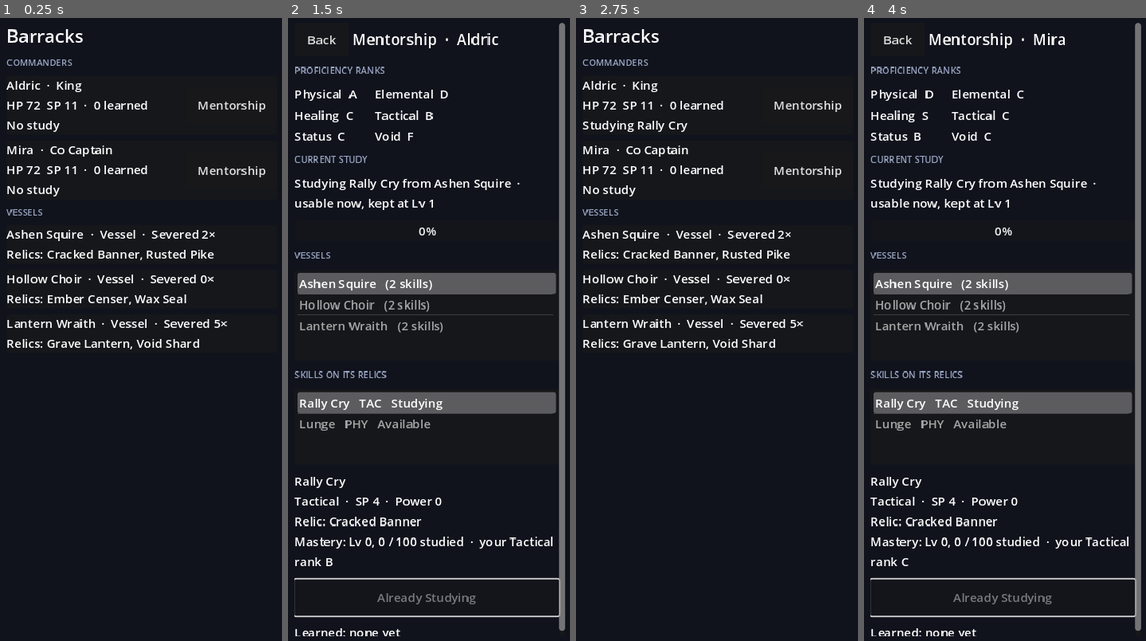
Above: before the commit, frames 1-4 (left to right).
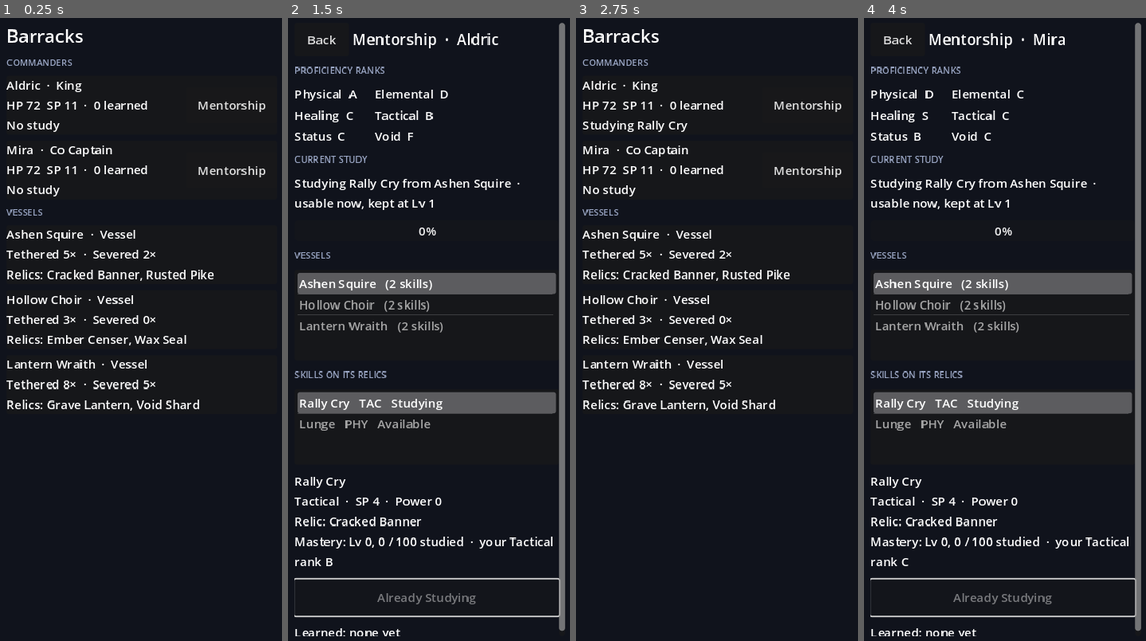
Above: after the commit, the same moments.

Repository: JoelsCodes/Tactics-game
Game: Godot game, scene res://scenes/barracks.tscn
Two runs of this game, one before a commit and one after it. Both use one fixed random seed, a clock stepped at 60 frames per second and the inputs below.
Inputs:
- Up to frame 1 (0.25 s): no input
- Up to frame 2 (1.5 s): click "Mentorship" at 0.5 s; click "Study this skill" at 1.25 s
- Up to frame 3 (2.75 s): click "Back" at 2 s
- Up to frame 4 (4 s): click "Mentorship" at 2.75 s; click "Study this skill" at 3.5 s

The runs differ from the first frame. In frame 1, 4.5% of the frame differs, in the area x 2-81%, y 34-64%; in frame 2, nothing differs; in frame 3, 4.5%; in frame 4, nothing differs.

Commit message:
Vessels: permanent tether_count (+1 per summon), shown in the barracks
Co-Authored-By: Claude Opus 5.5 <noreply@anthropic.com>
Claude-Session: https://claude.ai/code/session_01UHqCe3Atfdf2Td9hbtNQLv

Diff:
--- a/godot/scripts/dev/sample_party.gd
+++ b/godot/scripts/dev/sample_party.gd
@@ -45,6 +45,7 @@
 	v.id = StringName(name.to_lower().replace(" ", "_"))
 	v.stats = CharacterStats.new()
 	v.sever_count = severs
+	v.tether_count = severs + 3
 	v.loadout = EquipmentLoadout.make(WeaponItem.new(), WeaponStyle.new())
 	v.loadout.relic_slot_1 = relics[0]
 	if relics.size() > 1:
--- a/godot/scripts/ui/barracks_screen.gd
+++ b/godot/scripts/ui/barracks_screen.gd
@@ -71,7 +71,7 @@
 	var info := Label.new()
 	info.autowrap_mode = TextServer.AUTOWRAP_WORD_SMART
 	var relics := v.loadout.relics().map(func(r): return r.display_name) if v.loadout else []
-	info.text = "%s  ·  Vessel  ·  Severed %d×\nRelics: %s" % [v.display_name, v.sever_count, ", ".join(relics) if not relics.is_empty() else "none"]
+	info.text = "%s  ·  Vessel\nTethered %d×  ·  Severed %d×\nRelics: %s" % [v.display_name, v.tether_count, v.sever_count, ", ".join(relics) if not relics.is_empty() else "none"]
 	panel.add_child(info)
 	return panel
 
--- a/godot/scripts/units/deployment_manager.gd
+++ b/godot/scripts/units/deployment_manager.gd
@@ -14,7 +14,8 @@
 ##   - A vessel's Fade Clock (VesselData.fade_turns, 5) goes down by 1 every time that vessel ends its
 ##     turn. While the vessel is knocked out the clock is paused; it resumes once revived. At 0 the
 ##     vessel is untethered automatically; this is the only way a vessel is untethered. Each untether
-##     adds 1 to the vessel's permanent Sever Count (VesselData.sever_count).
+##     adds 1 to the vessel's permanent Sever Count (VesselData.sever_count). Each summon adds 1 to
+##     its permanent Tether Count (VesselData.tether_count).
 ##   - A vessel removed from the field cannot be summoned again this battle.
 ##   - On untether, 25% (UNTETHER_RETURN_CHANCE): the relic goes home to the permanent inventory.
 ##     Otherwise it reappears as a prop on the vessel's tile, ready for another vessel.
@@ -171,6 +172,7 @@
 	if vessel.loadout == null:
 		vessel.loadout = EquipmentLoadout.new()
 	vessel.loadout.tether_relic(p.relic)
+	vessel.tether_count += 1
 	var bu := _put(vessel, cell)
 	bu.anchor = king
 	bu.fade_clock = FadeClock.new(vessel.fade_turns)
--- a/godot/scripts/units/vessel_data.gd
+++ b/godot/scripts/units/vessel_data.gd
@@ -10,6 +10,8 @@
 @export_range(1, 20) var fade_turns := 5
 ## Permanent record: how many times this vessel has been untethered (Fade Clock ran out), across battles.
 @export var sever_count := 0
+## Permanent record: how many times this vessel has been summoned and tethered to a relic, across battles.
+@export var tether_count := 0
 
 
 func role() -> Role:
--- a/godot/tests/mentorship_check.gd
+++ b/godot/tests/mentorship_check.gd
@@ -124,6 +124,10 @@
 	await get_tree().process_frame
 	eq(b.mentor_buttons.size(), 2, "a Mentorship button per human")
 	ok(not b.mentorship.visible, "sub-menu starts closed")
+	var shown := []
+	for n in b.find_children("*", "Label", true, false):
+		shown.append(n.text)
+	ok(shown.any(func(t): return t.contains("Tethered 5×  ·  Severed 2×")), "vessel rows show tether and sever counts")
 	b.mentor_buttons[1].pressed.emit()  # Mira
 	var mm := b.mentorship
 	ok(mm.visible and not b.main.visible and mm.human == b.roster.co_captains[0], "opened for Mira")
--- a/godot/tests/units_check.gd
+++ b/godot/tests/units_check.gd
@@ -87,6 +87,7 @@
 	ok(unit(CoCaptainData, "C").is_human() and not unit(CoCaptainData, "C").decays(), "co-captain immune to decay")
 	ok(not unit(VesselData, "V").is_human() and unit(VesselData, "V").decays(), "vessel decays")
 	eq((unit(VesselData, "V") as VesselData).sever_count, 0, "sever count starts at 0")
+	eq((unit(VesselData, "V") as VesselData).tether_count, 0, "tether count starts at 0")
 	eq(unit(CoCaptainData, "C").role_name(), "Co Captain", "role name")
 	var bu := BattleUnit.new(unit(KingData, "K"))
 	eq(bu.hp, 60, "battle unit hp from stats")
@@ -130,6 +131,8 @@
 	ok(v.temp_relic() == r0 and vd.loadout.temp_relic == r0, "relic tethered into the Temp-Relic slot")
 	eq(v.data.stats.final_stat(StatModifier.Stat.ATTACK, vd.loadout), 9, "temp relic passive applies to the vessel")
 	eq(v.fade_clock.turns_left, 5, "fade clock starts at fade_turns")
+	eq(vd.tether_count, 1, "tether count +1 per summon")
+	eq(vd.sever_count, 0, "no sever yet")
 	eq(m.summon_error(vd, Vector2i(3, 8)), "already on the field", "one vessel, one body")
 	for i in range(1, 6):
 		ok(m.summon_vessel(vessel("V%d" % i), Vector2i(2 + i, 8)) != null, "vessel %d" % i)
@@ -190,6 +193,7 @@
 	ok(m.end_turn(v), "untethered at 0")
 	ok(not v.on_field and not g.is_occupied(Vector2i(7, 6)), "untethered vessel leaves the grid")
 	eq(vd.sever_count, 1, "sever count +1")
+	eq(vd.tether_count, 1, "untether does not change the tether count")
 	ok(vd.loadout.temp_relic == null, "Temp-Relic slot emptied")
 	eq(m.summon_error(vd, Vector2i(7, 6)) if m.prop_at(Vector2i(7, 6)) else "removed this battle", "removed this battle", "cannot be summoned again this battle")
 	if events.back():
Not shown, changed: godot/README.md
